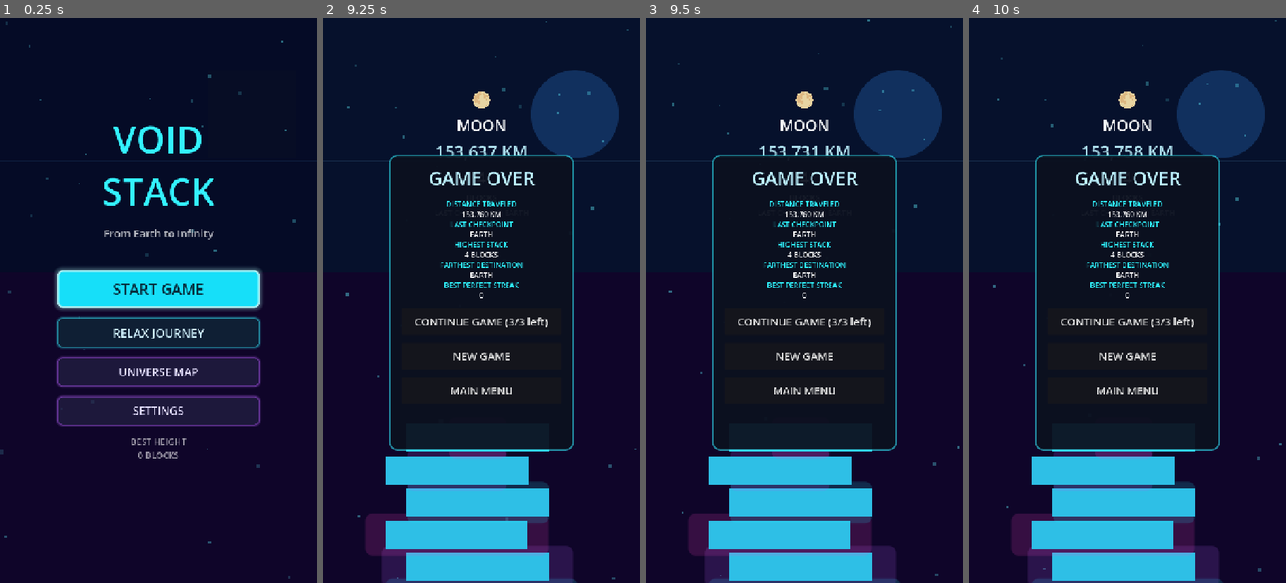
Above: before the commit, frames 1-4 (left to right).
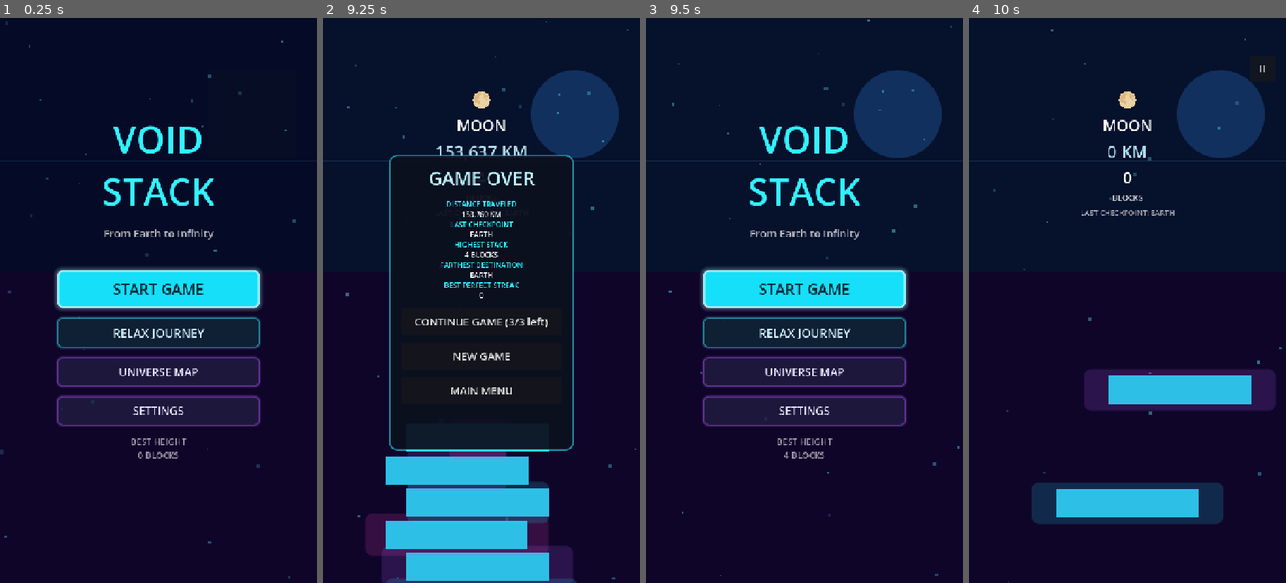
Above: after the commit, the same moments.

Repository: akour/voidstack
Game: Godot game, scene res://Main.tscn
Same seed, same stepped clock (60 frames per second), same inputs: the game is played once before the commit and once after it. Sound files missing from this copy of the repository are replaced by a short silence.
Inputs (mouse positions are in pixels of both pictures, inside the frame that each line leads up to):
- Up to frame 1 (0.25 s): no input
- Up to frame 2 (9.25 s): click "START GAME" at 0.5 s; click "II" at 1.25 s; click "RESTART GAME" at 2 s; click "II" at 2.75 s; click "RESTART GAME" at 3.5 s; click "II" at 4.25 s; click "RESTART GAME" at 5 s; tap Enter at 5.75 s; move the mouse to (551, 272) at 5.77 s; click (551, 272) at 5.92 s; tap Space at 6.02, 9.02 s; drag from (418, 328) to (465, 413) at 6.52 s; move the mouse to (513, 176) at 7.27 s; click (513, 176) at 7.42 s; drag from (465, 413) to (386, 215) at 8.02 s; move the mouse to (576, 385) at 8.77 s; click (576, 385) at 8.92 s
- Up to frame 3 (9.5 s): tap Escape (ui_cancel) at 9.4 s
- Up to frame 4 (10 s): click (1127, 289) at 9.5 s, where only the run after the commit has a clickable "START GAME"

Frames 1-2 are identical in both runs. In frame 3, 29% of the frame differs, in the area x 13-83%, y 13-100%; in frame 4, 19%.
Error in both runs: Trying to assign value of type 'ColorRect' to a variable of type 'Panel'. (res://scripts/Block.gd:7)

Commit message:
Update Android export for API 36

Diff:
--- a/project.godot
+++ b/project.godot
@@ -13,6 +13,7 @@
 config/name="Void Stack"
 run/main_scene="res://Main.tscn"
 config/features=PackedStringArray("4.6", "Mobile")
+config/icon="res://assets/ic_launcher.png"
 
 [display]
 
--- a/scripts/Main.gd
+++ b/scripts/Main.gd
@@ -318,7 +318,34 @@
 
 
 func _unhandled_input(event: InputEvent) -> void:
+	if event.is_action_pressed("ui_cancel") and _handle_back_requested():
+		get_viewport().set_input_as_handled()
+		return
+
 	_try_drop_from_input(event)
+
+
+func _handle_back_requested() -> bool:
+	if settings_panel.visible:
+		_on_settings_back_pressed()
+		return true
+	if theme_menu.visible:
+		_on_back_to_title_pressed()
+		return true
+	if pause_menu.visible:
+		_resume_game()
+		return true
+	if game_over_panel.visible:
+		_go_to_main_menu()
+		return true
+	if playing and not paused:
+		_show_pause_menu()
+		return true
+	if on_title_screen:
+		_save_best_score()
+		get_tree().quit()
+		return true
+	return false
 
 
 func _try_drop_from_input(event: InputEvent) -> void:
Not shown, added: export_presets.cfg
